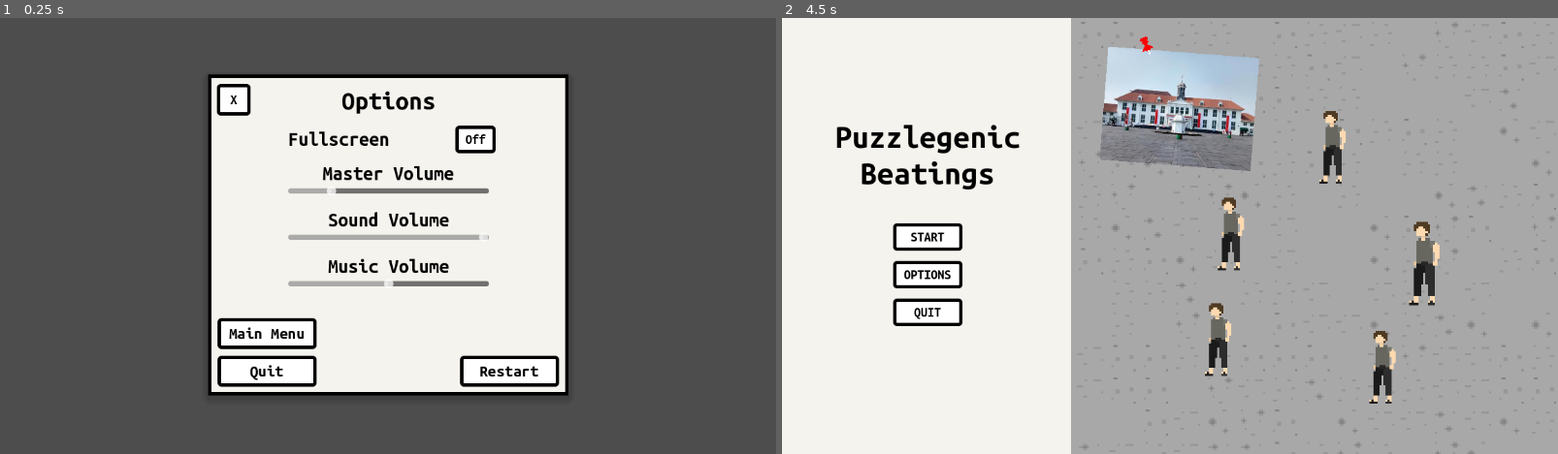
Above: before the commit, frames 1-2 (left to right).
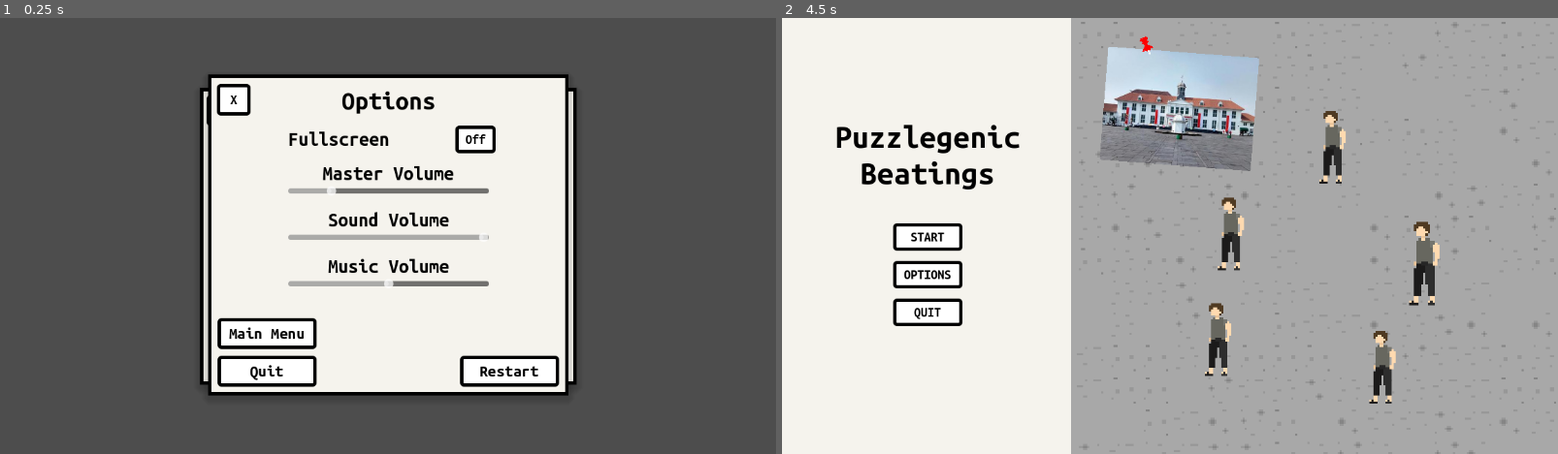
Above: after the commit, the same moments.

Repository: bibyru/Puzzlegenic-Beatings
Game: Godot game, scene res://Scenes/Menu/MenuPuzzleComplete.tscn
Two runs of this game, one before a commit and one after it. Both use one fixed random seed, a clock stepped at 60 frames per second and the inputs below. This scene is started directly instead of the project's main scene.
Inputs:
- Up to frame 1 (0.25 s): no input
- Up to frame 2 (4.5 s): click "Restart" at 0.5 s; click "Restart" at 1.25 s; click "Restart" at 2 s; click "Off" at 2.75 s; click "Main Menu" at 3.5 s; click "Main Menu" at 4.25 s

The runs differ from the first frame. In frame 1, 1.5% of the frame differs, in the area x 25-75%, y 16-85%; in frame 2, nothing differs.

Commit message:
Add files via upload

Diff:
--- a/Scenes/InGame/CharPam.tscn
+++ b/Scenes/InGame/CharPam.tscn
@@ -1,10 +1,12 @@
-[gd_scene load_steps=46 format=3 uid="uid://bs4kkobveuq3v"]
+[gd_scene load_steps=48 format=3 uid="uid://bs4kkobveuq3v"]
 
 [ext_resource type="Script" path="res://Scripts/CharPam.gd" id="1_dbkgu"]
 [ext_resource type="Texture2D" uid="uid://dw0q5ku8xj7o6" path="res://Sauce/Sprites/Char-Pam.png" id="2_ubpwq"]
 [ext_resource type="PackedScene" uid="uid://knysmdogwn50" path="res://Scenes/InGame/BoxHitbox.tscn" id="3_fmgoe"]
 [ext_resource type="PackedScene" uid="uid://dxjxphxmghgiq" path="res://Scenes/InGame/BoxHurtbox.tscn" id="4_ipxnn"]
+[ext_resource type="AudioStream" uid="uid://bdbvho3jelbuu" path="res://Sauce/Sounds/InGameFight-PlayerHurt.mp3" id="6_d72sb"]
 [ext_resource type="AudioStream" uid="uid://4o83h8neeyfb" path="res://Sauce/Sounds/InGameFight-Attack.mp3" id="6_my7ec"]
+[ext_resource type="AudioStream" uid="uid://c8l5irt5q4fil" path="res://Sauce/Sounds/InGameFight-PlayerDied.mp3" id="7_af8ia"]
 [ext_resource type="AudioStream" uid="uid://b3ycj6cnjlvw" path="res://Sauce/Sounds/InGameFight-AttackBlocked.mp3" id="7_yr08t"]
 [ext_resource type="PackedScene" uid="uid://js6bstjv7jx5" path="res://Scenes/InGame/JohnUI.tscn" id="8_cceg8"]
 [ext_resource type="AudioStream" uid="uid://bf28bfhrkljhw" path="res://Sauce/Sounds/InGameFight-AttackParry.mp3" id="8_x45pl"]
@@ -342,6 +344,11 @@
 [node name="SOUNDS" type="Node" parent="."]
 
 [node name="Hurt" type="AudioStreamPlayer2D" parent="SOUNDS"]
+stream = ExtResource("6_d72sb")
+bus = &"Sound"
+
+[node name="Died" type="AudioStreamPlayer2D" parent="SOUNDS"]
+stream = ExtResource("7_af8ia")
 bus = &"Sound"
 
 [node name="Attacked" type="AudioStreamPlayer2D" parent="SOUNDS"]
--- a/Scenes/Menu/MenuPuzzleComplete.tscn
+++ b/Scenes/Menu/MenuPuzzleComplete.tscn
@@ -1,8 +1,9 @@
-[gd_scene load_steps=4 format=3 uid="uid://fsyyb44dukas"]
+[gd_scene load_steps=5 format=3 uid="uid://fsyyb44dukas"]
 
 [ext_resource type="Script" path="res://Scripts/MenuPuzzleComplete.gd" id="1_y5tvy"]
 [ext_resource type="Theme" uid="uid://fjn5vqo0plgq" path="res://Scenes/Menu/MyTheme.tres" id="2_3p0vt"]
 [ext_resource type="PackedScene" uid="uid://c5pohpd14i8bx" path="res://Scenes/Menu/MyButton.tscn" id="3_vbwrv"]
+[ext_resource type="FontFile" uid="uid://d08likpshn5qf" path="res://Scenes/Menu/Ubuntu-B.ttf" id="4_m0iiy"]
 
 [node name="MenuPuzzleComplete" type="CanvasLayer"]
 process_mode = 3
@@ -24,10 +25,10 @@
 anchor_top = 0.5
 anchor_right = 0.5
 anchor_bottom = 0.5
-offset_left = -210.5
-offset_top = -89.0
-offset_right = 210.5
-offset_bottom = 38.0
+offset_left = -279.5
+offset_top = -220.5
+offset_right = 279.5
+offset_bottom = 220.5
 grow_horizontal = 2
 grow_vertical = 2
 
@@ -41,17 +42,19 @@
 
 [node name="Finished" type="Label" parent="Control/Panel"]
 layout_mode = 1
-anchors_preset = 1
-anchor_left = 1.0
-anchor_right = 1.0
-offset_left = -340.0
-offset_top = 11.0
-offset_right = -20.0
-offset_bottom = 55.0
-grow_horizontal = 0
-theme_override_font_sizes/font_size = 40
+anchors_preset = 5
+anchor_left = 0.5
+anchor_right = 0.5
+offset_left = -160.0
+offset_top = 13.0
+offset_right = 160.0
+offset_bottom = 57.0
+grow_horizontal = 2
+theme_override_fonts/font = ExtResource("4_m0iiy")
+theme_override_font_sizes/font_size = 30
 text = "Puzzle finished!"
 horizontal_alignment = 1
+vertical_alignment = 1
 
 [node name="HBoxContainer" type="HBoxContainer" parent="Control/Panel"]
 layout_mode = 1
@@ -79,6 +82,20 @@
 layout_mode = 2
 text = "Main Menu"
 
+[node name="Label" type="Label" parent="Control/Panel"]
+layout_mode = 1
+anchors_preset = 5
+anchor_left = 0.5
+anchor_right = 0.5
+offset_left = -165.0
+offset_top = 82.0
+offset_right = 165.0
+offset_bottom = 342.0
+grow_horizontal = 2
+theme_override_fonts/font = ExtResource("4_m0iiy")
+text = "Wasd"
+horizontal_alignment = 1
+
 [connection signal="pressed" from="Control/Panel/Close" to="." method="_on_close_pressed"]
 [connection signal="pressed" from="Control/Panel/HBoxContainer/Quit" to="." method="_on_quit_pressed"]
 [connection signal="pressed" from="Control/Panel/HBoxContainer/MainMenu" to="." method="_on_main_menu_pressed"]
--- a/Scenes/Videos/VideoAfterbeating.tscn
+++ b/Scenes/Videos/VideoAfterbeating.tscn
@@ -53,5 +53,15 @@
 [node name="Camera2D" type="Camera2D" parent="."]
 position = Vector2(581, 328)
 
+[node name="ColorRect" type="ColorRect" parent="."]
+z_index = -10
+layout_mode = 1
+anchors_preset = 15
+anchor_right = 1.0
+anchor_bottom = 1.0
+grow_horizontal = 2
+grow_vertical = 2
+color = Color(0.960784, 0.952941, 0.929412, 1)
+
 [connection signal="finished" from="VideoStreamPlayer" to="." method="_on_video_stream_player_finished"]
 [connection signal="timeout" from="Timer" to="." method="_on_timer_timeout"]
--- a/Scenes/Videos/VideoIntro.tscn
+++ b/Scenes/Videos/VideoIntro.tscn
@@ -53,5 +53,15 @@
 [node name="Camera2D" type="Camera2D" parent="."]
 position = Vector2(581, 328)
 
+[node name="ColorRect" type="ColorRect" parent="."]
+z_index = -10
+layout_mode = 1
+anchors_preset = 15
+anchor_right = 1.0
+anchor_bottom = 1.0
+grow_horizontal = 2
+grow_vertical = 2
+color = Color(0.960784, 0.952941, 0.929412, 1)
+
 [connection signal="finished" from="VideoStreamPlayer" to="." method="_on_video_stream_player_finished"]
 [connection signal="timeout" from="Timer" to="." method="_on_timer_timeout"]
--- a/Scripts/CharPam.gd
+++ b/Scripts/CharPam.gd
@@ -9,6 +9,7 @@
 
 @onready var JohnUI = $JOHNUI
 
+@onready var SoundDied = $SOUNDS/Died
 @onready var SoundHurt = $SOUNDS/Hurt
 @onready var SoundAttacked = $SOUNDS/Attacked
 @onready var SoundAttackBlocked = $SOUNDS/AttackBlocked
@@ -32,18 +33,21 @@
 		SoundAttackBlocked.play()
 		hp -= ( theirdmg /2 )
 	else:
-		SoundHurt.play()
 		hp -= theirdmg
+		if hp > 0:
+			SoundHurt.play()
 
 	JohnUI.UpdateHealth(hp)
 
 	if hp <= 0:
-		statemachine.travel("Die")
+		SoundDied.play()
+
 		Manager.ReqMenuTryAgain()
 		set_collision_layer_value(2, false)
 		var thetween = create_tween()
 		thetween.tween_property(self, "modulate", Color(1,1,1,0), 2)
 
+		StateBusy(10)
 	else:
 		StateBusy(2)
 
@@ -115,6 +119,9 @@
 	elif num == 1:
 		statemachine.travel("Parry")
 
+	elif num == 10:
+		statemachine.travel("Die")
+
 	else:
 		statemachine.travel("Hurt")
 
@@ -157,6 +164,3 @@
 	if Input.is_action_just_released("Parry"):
 		FinishAnim()
 		isBlocking = false
-
-	if Input.is_action_just_pressed("Interact"):
-		print(Hitbox.bodynode)
--- a/Scripts/Level0.gd
+++ b/Scripts/Level0.gd
@@ -1,6 +1,7 @@
 extends CanvasLayer
 
 func _ready():
+	Manager.level = 0
 	$Control/BG/LevelSelect.visible = false
 
 func _on_start_pressed():
@@ -18,7 +19,5 @@
 	get_tree().change_scene_to_file("res://Scenes/LevelPractice.tscn")
 
 func _on_level_1_pressed():
+	Manager.level += 1
 	get_tree().change_scene_to_file("res://Scenes/Videos/VideoIntro.tscn")
-
-func _on_level_2_pressed():
-	pass # Replace with function body.
--- a/Scripts/Manager.gd
+++ b/Scripts/Manager.gd
@@ -28,6 +28,9 @@
 func _input(event):
 	if event.is_action_pressed("Esc"):
 		ReqOptions()
+
+	if event.is_action_pressed("Interact"):
+		print(level)
 
 
 
--- a/Scripts/MenuPuzzleComplete.gd
+++ b/Scripts/MenuPuzzleComplete.gd
@@ -8,3 +8,7 @@
 
 func _on_main_menu_pressed():
 	Manager.ReqMainMenu()
+
+func _ready():
+	if Manager.level == 1:
+		$Control/Panel/Label.text = "Museum Fatahillah was originally\na city hall, built in 1701.\n\nToday, it's Jakarta's iconic\nhistorical museum.\n\nThe underground prison is\nespecially infamous for being\nextremely cramped and\nfull of horrors."
